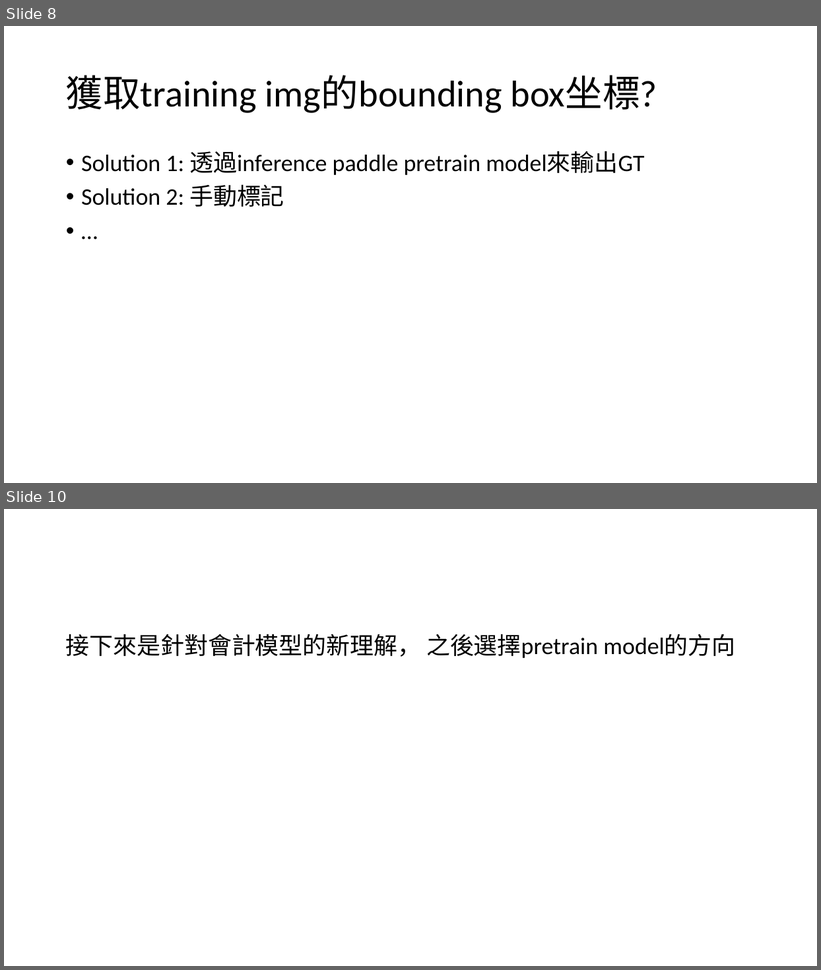
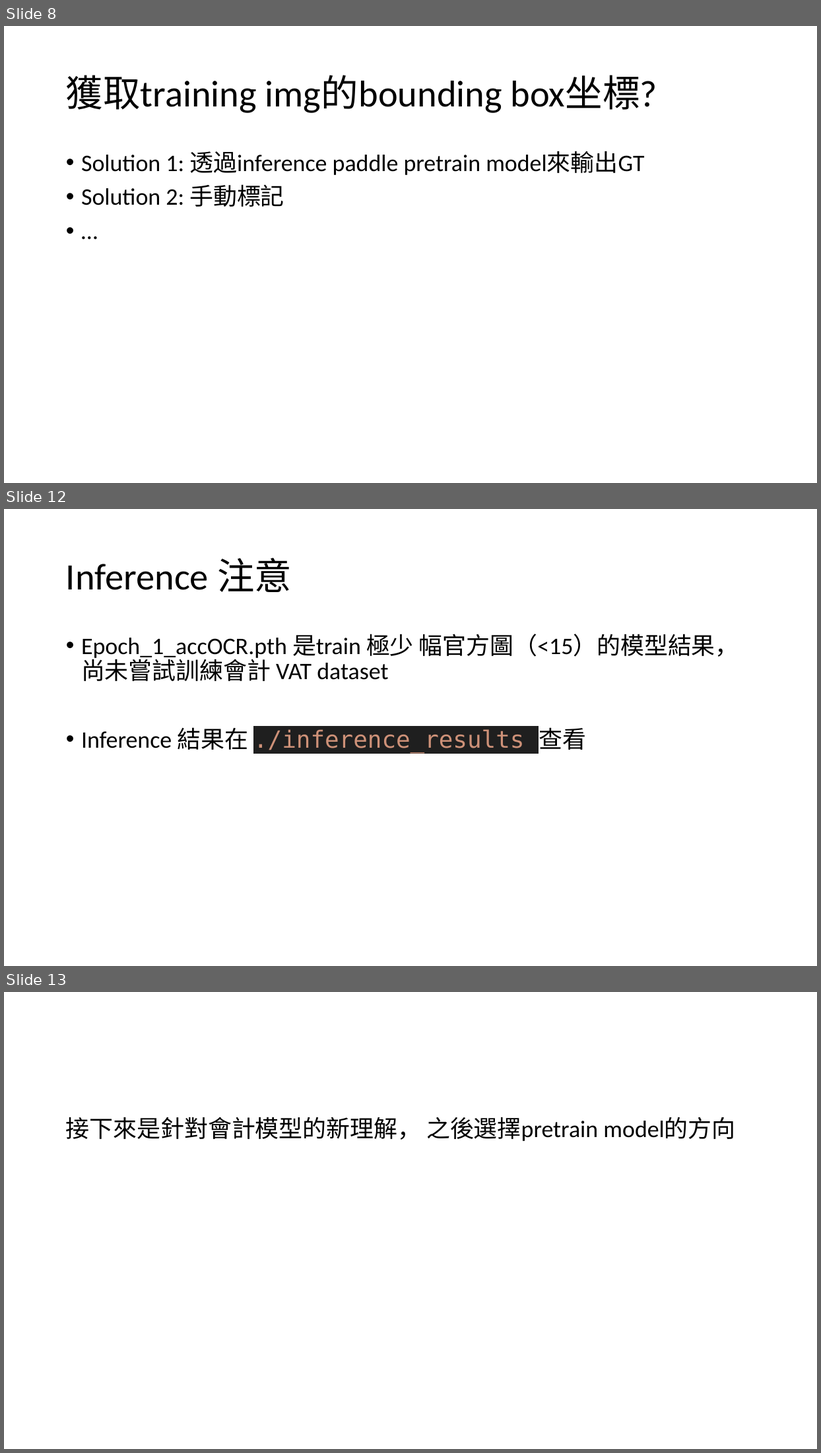
Before and after one commit to Ping-ChenTsai417/ocr_training_det, a slide deck: Torch_train.pptx. Shown one above the other, each under a label of ours: slides 8 and 10 before the commit, slides 8, 12 and 13 after it; the slides between them are not shown. The pictures are 821x970 and 821x1453 pixels, drawn with LibreOffice and Linux fonts; fonts in the diff are those of the drawing. Boxes give left, top, right and bottom in pixels: in the first picture for what was removed or moved away, otherwise in the second. Text is boxed around its words. In the diff, an @@ line names an element or a change of style, - is before the commit and + after.

```diff
--- a/Torch_train.pptx
+++ b/Torch_train.pptx
@@ slide 12 added at (x1=4, y1=509, x2=817, y2=966), background #FFFFFF @@
@@ title added at (x1=66, y1=558, x2=292, y2=592), 44 pt, text #000000 @@
+Inference 注意
@@ text added at (x1=81, y1=634, x2=739, y2=753), 28 pt, text #000000 @@
+• Epoch_1_accOCR.pth 是train 極少 幅官方圖（<15）的模型結果， 尚未嘗試訓練會計 VAT dataset
+• Inference 結果在 ./inference_results 查看
@@ what was slide 10 is now slide 13 @@
```
Also in this commit, not shown: 1 slide changed, 3 other slides added, 7 other files.
